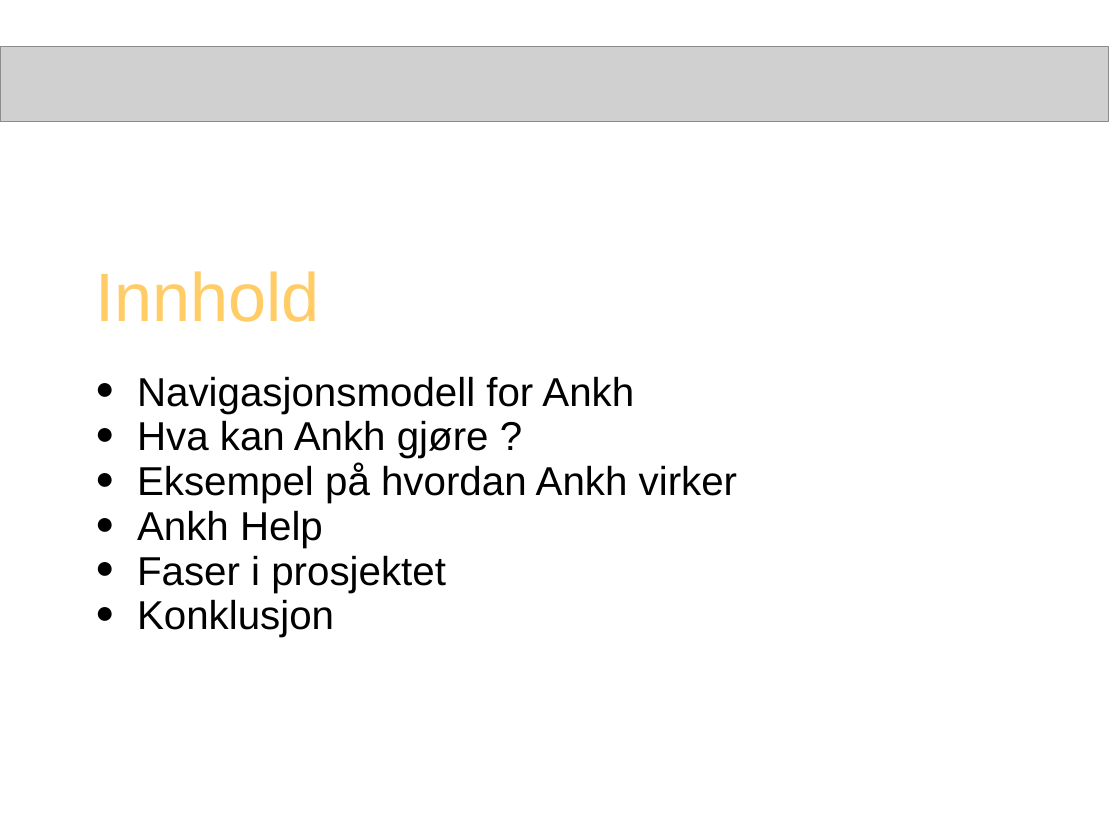
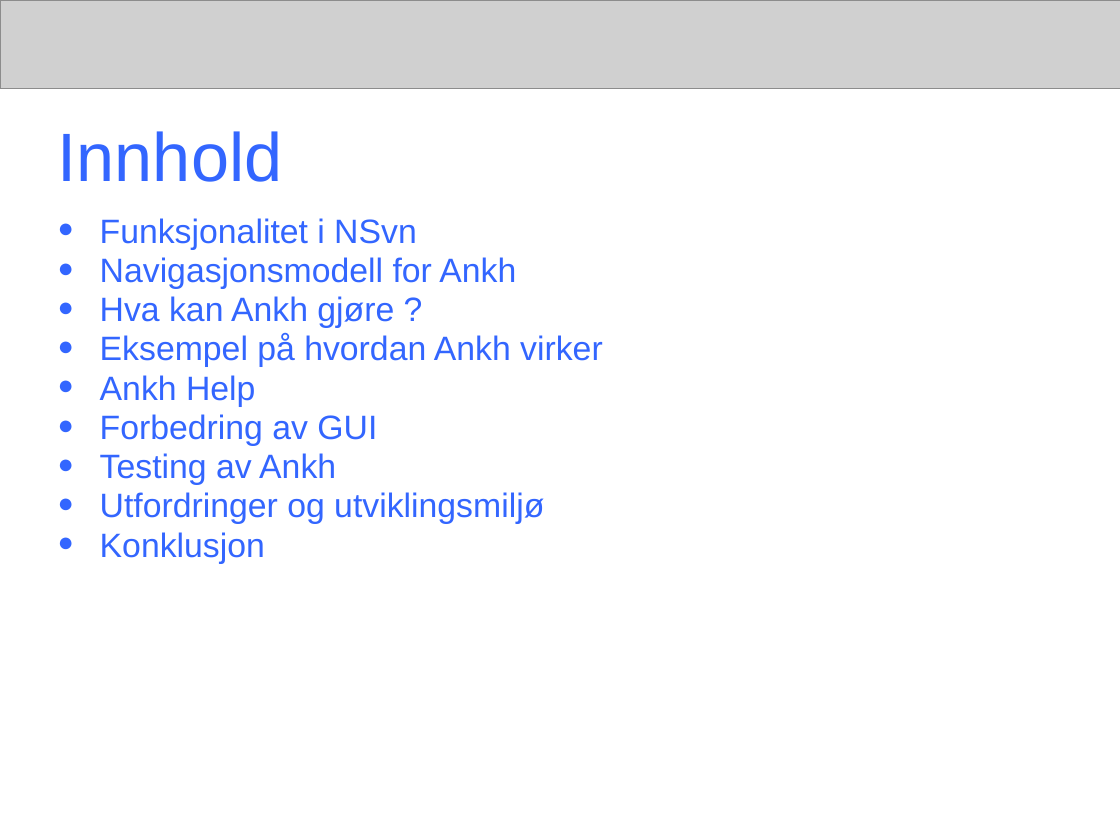
Before and after one commit to AnkhSVN/AnkhSVN, a slide deck: slide 8 of doc/powerpoint/Subversion_addin_for_VS.NET.ppt (slide 10 before the commit). Drawn at 1120x840 pixels with LibreOffice and Linux fonts; fonts in the diff are those of the drawing; grey boxes stand for pictures. Boxes give left, top, right and bottom in pixels: in the first picture for what was removed or moved away, otherwise in the second. Text is boxed around its words. In the diff, an @@ line names an element or a change of style, - is before the commit and + after.

Commit message:
The presentation contain:
* Title of final project, name of authors
* Background
- Revision control: wc, revision, repository to be explained
- Subversion
- CollabNet
- VS.NET
- Aim of the final project

*Content
- Functionality of NSvn
- Navigation model of Ankh
- What can Ankh do?
- Example of how Ankh works: Manual demo performed at school PC
- Ankh Help: Manual demo performed at school PC
- Improvements of GUI
- Testing of Ankh
- Challenges and development environment
- Conclusion

White background, "ankh header" without letters or symbol

```diff
--- a/doc/powerpoint/Subversion_addin_for_VS.NET.ppt
+++ b/doc/powerpoint/Subversion_addin_for_VS.NET.ppt
@@ picture resized from (x1=0, y1=47, x2=1109, y2=122) to (x1=0, y1=0, x2=1120, y2=88) @@
@@ title "Innhold" moved from (x1=95, y1=271, x2=319, y2=322) to (x1=58, y1=131, x2=282, y2=182) @@
@@ title "Innhold" at (x1=58, y1=131, x2=282, y2=182): text colour #FFCC66 to #3366FF @@
@@ text "Funksjonalitet i NSvn" moved from (x1=137, y1=376, x2=738, y2=637) to (x1=100, y1=218, x2=603, y2=563) @@
@@ text at (x1=100, y1=218, x2=417, y2=250): paragraph added @@
+● Funksjonalitet i NSvn
@@ text at (x1=100, y1=257, x2=603, y2=563): size 25.9 to 21.7 pt, text colour #000000 to #3366FF in "Navigasjonsmodell for Ankh", "Hva kan Ankh gjøre ?", "Eksempel på hvordan Ankh virker", "Ankh Help" and 1 more places; bullet colour #000000 to #3366FF @@
@@ text at (x1=100, y1=414, x2=544, y2=524): text changed; size 25.9 to 21.7 pt; text colour #000000 to #3366FF @@
-● Faser i prosjektet
+● Forbedring av GUI
+● Testing av Ankh
+● Utfordringer og utviklingsmiljø
```
Also in this commit, not shown: 12 other slides changed, 9 slides added, 7 slides removed.
